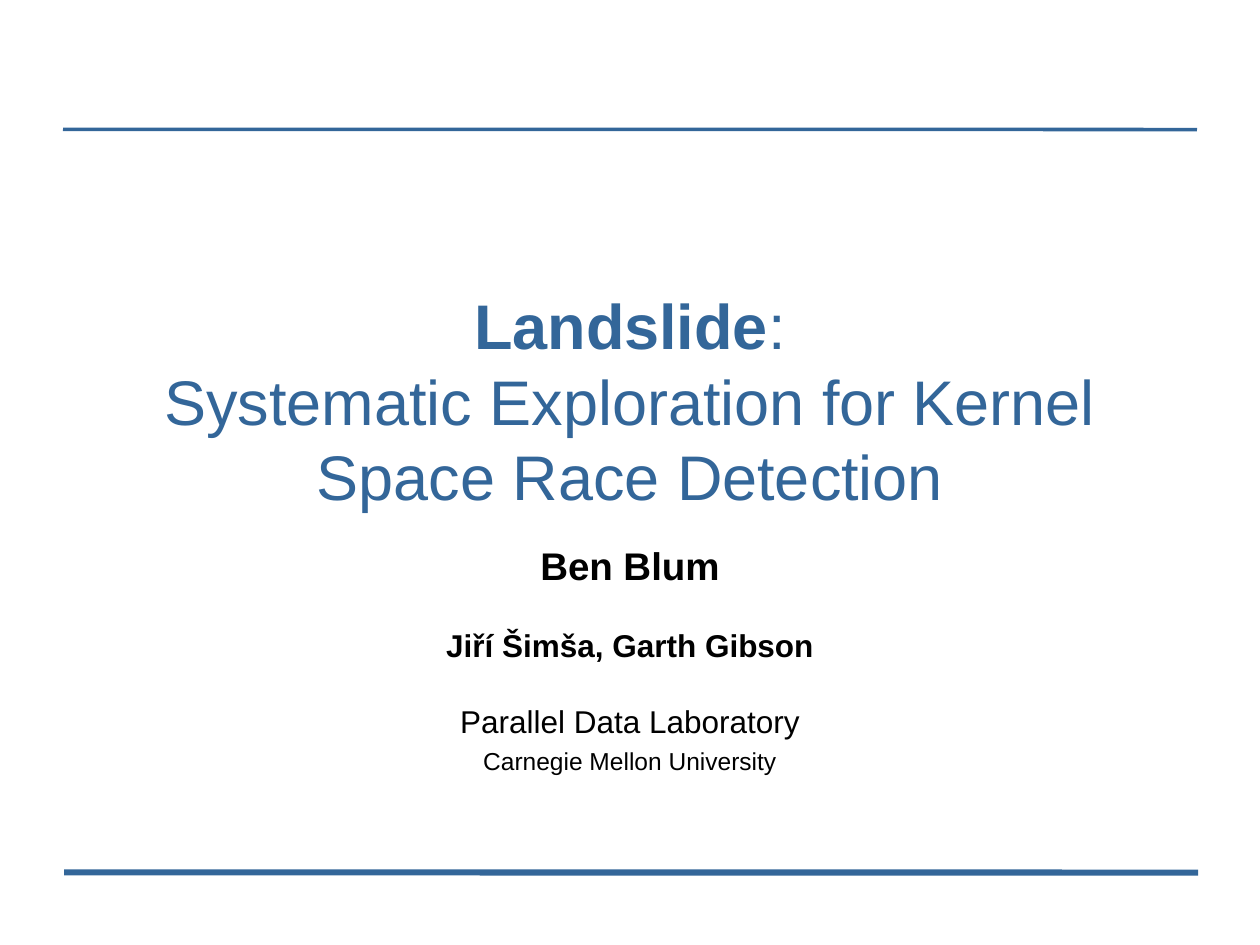
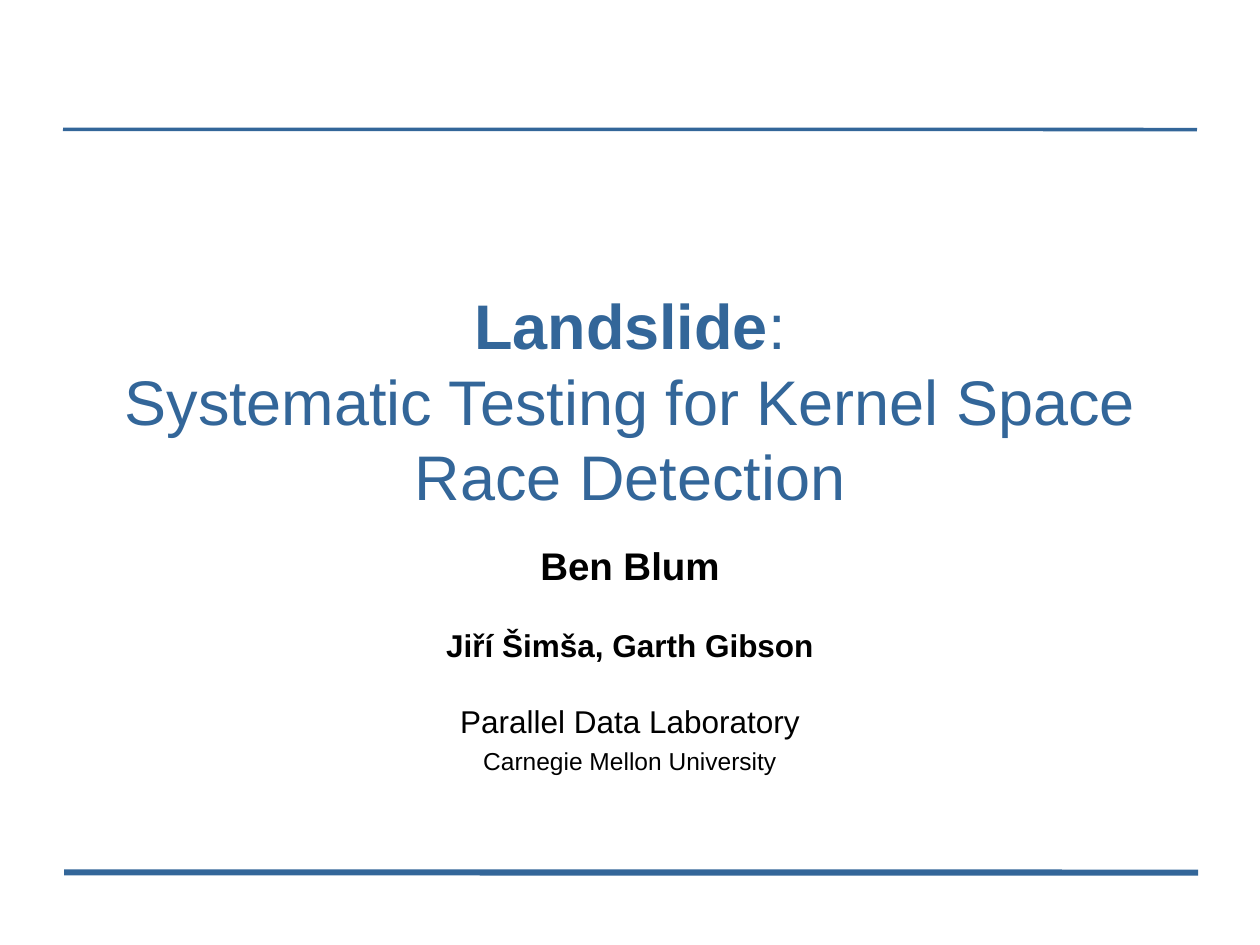
Before and after one commit to bblum/talks, a slide deck: slide 1 of pdl-retreat/pdl-talk.odp. Drawn at 1260x945 pixels with LibreOffice and Linux fonts; fonts in the diff are those of the drawing; background and template pictures are left out. Boxes give left, top, right and bottom in pixels: in the first picture for what was removed or moved away, otherwise in the second. Text is boxed around its words. In the diff, an @@ line names an element or a change of style, - is before the commit and + after.

```diff
--- a/pdl-retreat/pdl-talk.odp
+++ b/pdl-retreat/pdl-talk.odp
@@ title at box(125, 303, 1135, 501): text changed @@
-Landslide:
-Systematic Exploration for Kernel Space Race Detection
+Landslide:
+Systematic Testing for Kernel Space Race Detection
```
Also in this commit, not shown: 4 other slides changed, 5 slides added, 1 slide removed, 6 other files.
